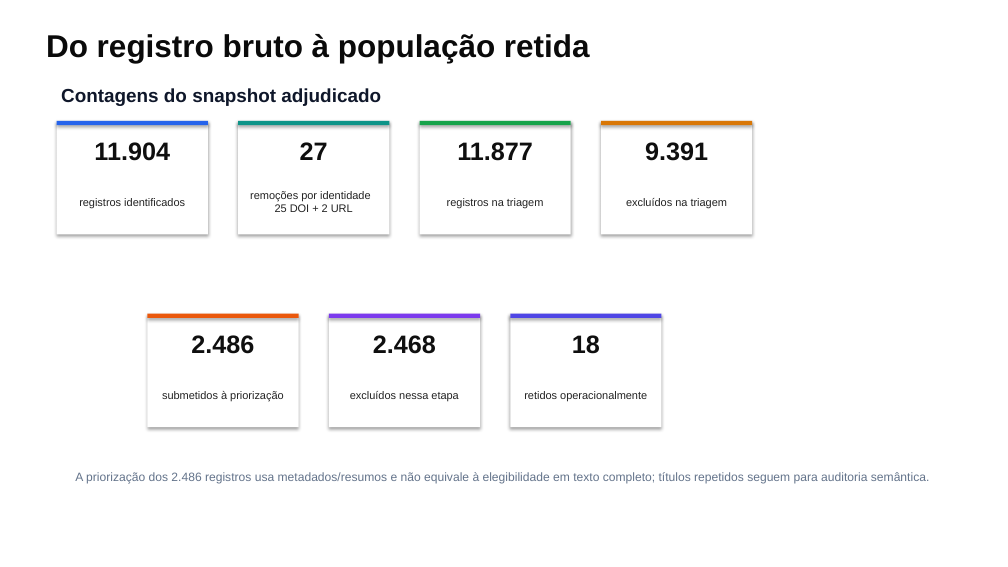
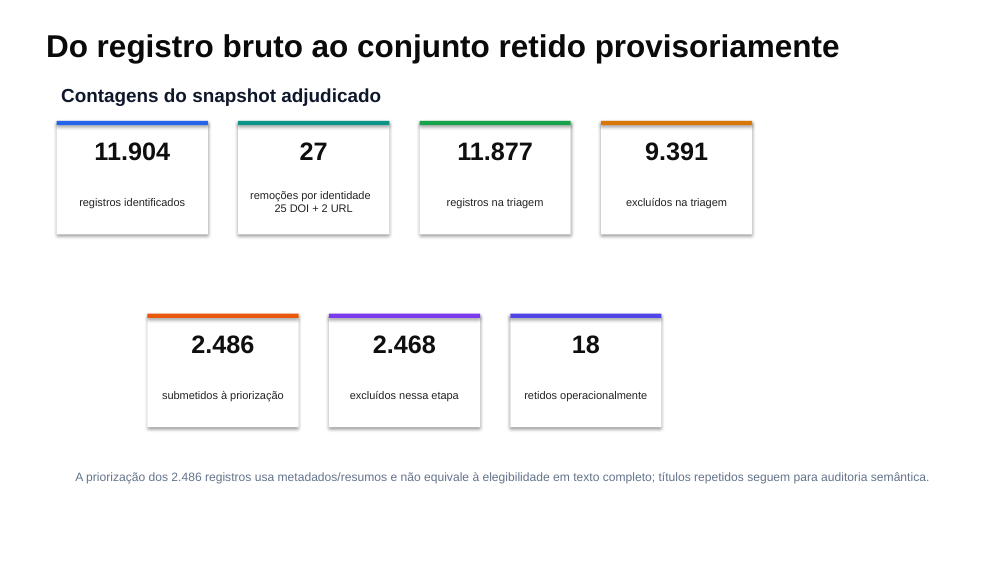
Before and after one commit to thalesfb/ccw, a slide deck: slide 7 of results/tcc/presentation/ensino_personalizado_de_matematica_tcc.pptx. Drawn at 1008x567 pixels with LibreOffice and Linux fonts; fonts in the diff are those of the drawing. Boxes give left, top, right and bottom in pixels: in the first picture for what was removed or moved away, otherwise in the second. Text is boxed around its words. In the diff, an @@ line names an element or a change of style, - is before the commit and + after.

```diff
--- a/results/tcc/presentation/ensino_personalizado_de_matematica_tcc.pptx
+++ b/results/tcc/presentation/ensino_personalizado_de_matematica_tcc.pptx
@@ text at [46,34,840,63]: text changed @@
-Do registro bruto à população retida
+Do registro bruto ao conjunto retido provisoriamente
```
Also in this commit, not shown: 1 other slide changed, 1 slide added, 1 slide removed, 26 other files.
